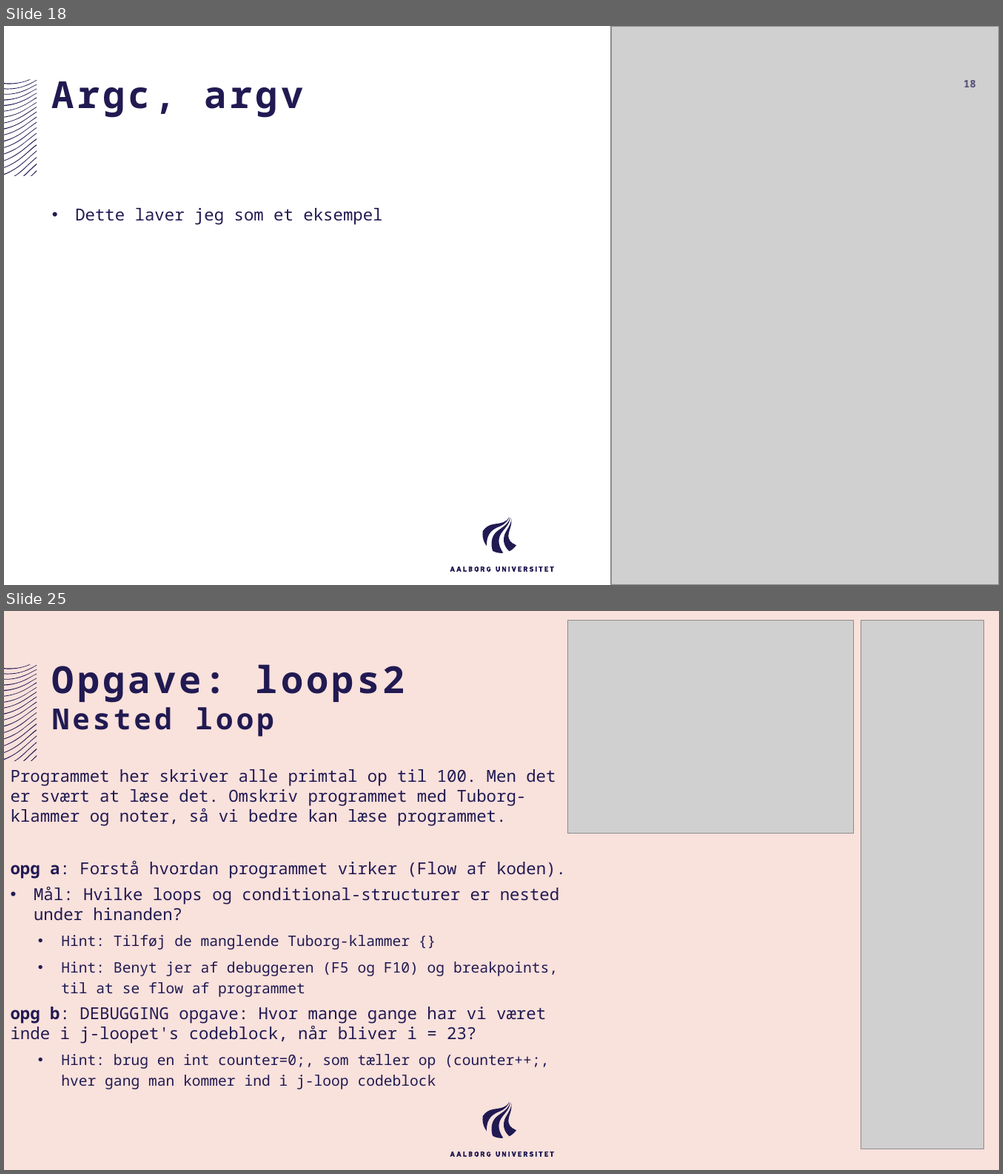
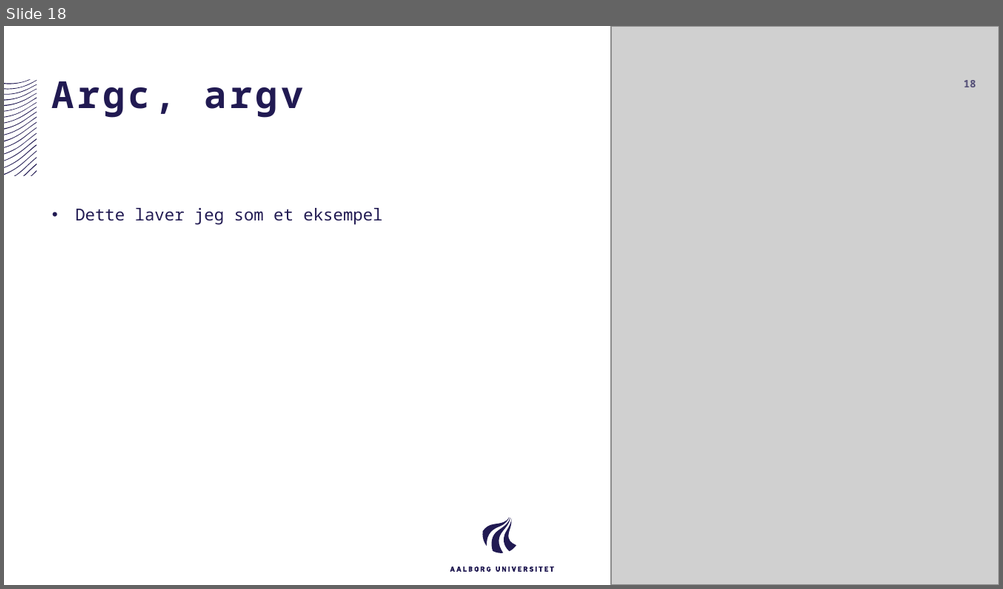
Before and after one commit to AAU-ST1-Programming/iterative_controlstructures, a slide deck: iterative_controlstructures.pptx. Shown one above the other, each under a label of ours: slides 18 and 25 before the commit, slide 18 after it; the slides between them are not shown. The pictures are 1003x1174 and 1003x589 pixels, drawn with LibreOffice and Linux fonts; fonts in the diff are those of the drawing; grey boxes stand for pictures. Boxes give left, top, right and bottom in pixels: in the first picture for what was removed or moved away, otherwise in the second. Text is boxed around its words. In the diff, an @@ line names an element or a change of style, - is before the commit and + after.

```diff
--- a/iterative_controlstructures.pptx
+++ b/iterative_controlstructures.pptx
@@ slide 25 removed at (4, 611, 999, 1170), background #F9E1DC; not listed: 40 template elements that a slide beside it also shows @@
@@ picture removed at (568, 620, 853, 832) @@
@@ picture removed at (860, 620, 984, 1149) @@
@@ title removed at (52, 664, 405, 737) @@
-Opgave: loops2
-Nested loop
@@ text removed at (11, 769, 566, 1090) @@
-Programmet her skriver alle primtal op til 100. Men det er svært at læse det. Omskriv programmet med Tuborg-klammer og noter, så vi bedre kan læse programmet.
-opg a: Forstå hvordan programmet virker (Flow af koden).
-• Mål: Hvilke loops og conditional-structurer er nested under hinanden?
-  • Hint: Tilføj de manglende Tuborg-klammer {}
-  • Hint: Benyt jer af debuggeren (F5 og F10) og breakpoints, til at se flow af programmet
-opg b: DEBUGGING opgave: Hvor mange gange har vi været inde i j-loopet's codeblock, når bliver i = 23?
-  • Hint: brug en int counter=0;, som tæller op (counter++;, hver gang man kommer ind i j-loop codeblock
```
Also in this commit, not shown: 18 slides changed, 6 other slides removed, 1 other file.
